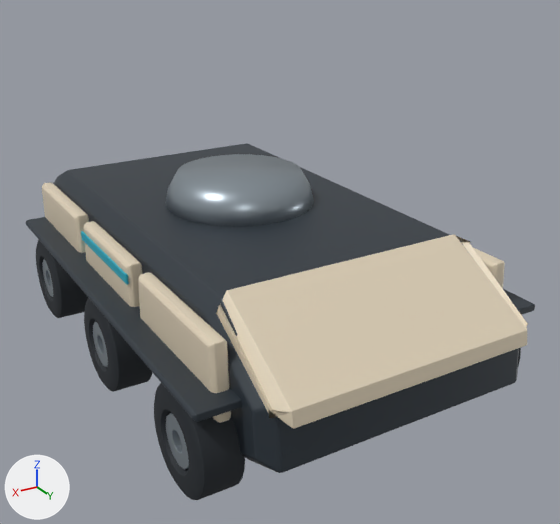
The FBX model unity-vfx-preview/Assets/Resources/TRIAS/Vehicles/Vehicles.fbx, before and after one commit.
Camera for both pictures: a camera (50 mm lens) standing at (3.15, 5.81, 3.7) and looking at (-0.14, 0.33, 0.96). Every picture has the same lights, and +X, +Y and +Z are marked at lower left. The first picture is the older version. Where no turn or scale is listed for an object, it has been applied to the vertices. Vertices at exactly the same position are counted once.

In view in the first picture: 'Bastion_Mount'.
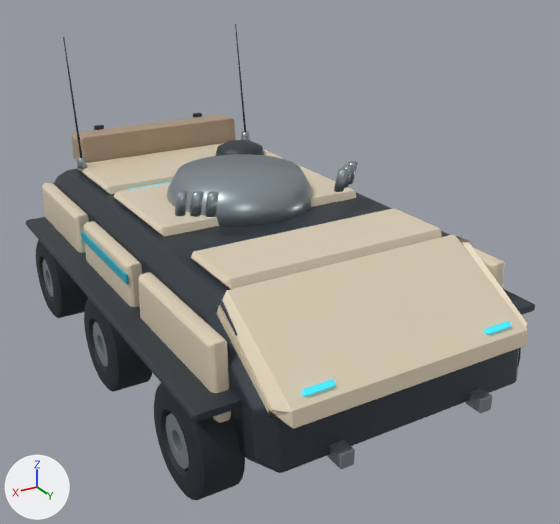
What differs and where, as boxes (x1, y1, x2, y2) in the pictures (560 x 524 px):
'Bastion_Mount', reshaped (33% taller)
    before: (26, 143, 535, 500)
    after: (26, 24, 535, 500)
part 1 of me_bastion_mesh, added
    after: (94, 125, 104, 130)
part 2 of me_bastion_mesh, added
    after: (77, 157, 87, 169)
part 3 of me_bastion_mesh, added
    after: (241, 131, 250, 141)
part 4 of me_bastion_mesh, added
    after: (63, 24, 511, 469)

Patch to the scene script:
```diff
--- a/unity-vfx-preview/Assets/Resources/TRIAS/Vehicles/Vehicles.fbx.py
+++ b/unity-vfx-preview/Assets/Resources/TRIAS/Vehicles/Vehicles.fbx.py
@@ mat_secondary @@
+mat_secondary = principled_material('Secondary')
+mat_secondary.base_color = (0.43, 0.32, 0.22)  # beige #af9981
+mat_secondary.metallic = 0.04
@@ mat_amber @@
+mat_amber = principled_material('Amber')
+mat_amber.base_color = (0.73, 0.24, 0.049)  # orange #de863f
+mat_amber.metallic = 0.08
+mat_amber.roughness = 0.44
@@ me_bastion_mesh @@
 # used by ob_bastion_mount; location = (0.0, 0.0, 0.0)
-me_bastion_mesh.from_pydata(...)  # 6396 vertices, 6331 faces; spans x -1.52..1.52, y -2.38..2.42, z 0.0..1.7
+me_bastion_mesh.from_pydata(...)  # 7496 vertices, 7313 faces; spans x -1.52..1.52, y -2.38..2.46, z 0.0..2.74
+# me_bastion_mesh part 1: the loose piece of 16 vertices spanning x 1.18..1.26, y -0.81..-0.79, z 0.8..1.1 is copied, and the copy is scaled about its middle by (1.25, 2.13, 1.2), then moved by (-0.64, -1.44, 0.63), in mat_graphite (greyish blue #303840); it spans x 0.53..0.63, y -2.26..-2.22, z 1.4..1.76
+# me_bastion_mesh part 2: a new loose piece, a 10-sided cut cone along z (radius 0.05 at the low end, 0.04 at the high end) spanning x 0.912..1.008, y -1.75..-1.65, z 1.49..1.59, in mat_alloy (grey #97a2aa)
+# me_bastion_mesh part 3: a new loose piece, a 10-sided cut cone along z (radius 0.05 at the low end, 0.04 at the high end) spanning x -1.008..-0.912, y -1.85..-1.75, z 1.49..1.59, in mat_alloy (grey #97a2aa)
+# me_bastion_mesh part 4: 996 vertices added at x -0.98..0.98, y -2.24..2.46, z 0.44..2.74
+# other edits to the shape of me_bastion_mesh do not show in these pictures
 me_bastion_mesh.materials.append(mat_graphite)
@@ me_bastion_mesh @@
 me_bastion_mesh.materials.append(mat_fabric)
+me_bastion_mesh.materials.append(mat_amber)  # orange #de863f
+me_bastion_mesh.materials.append(mat_secondary)  # beige #af9981
```
